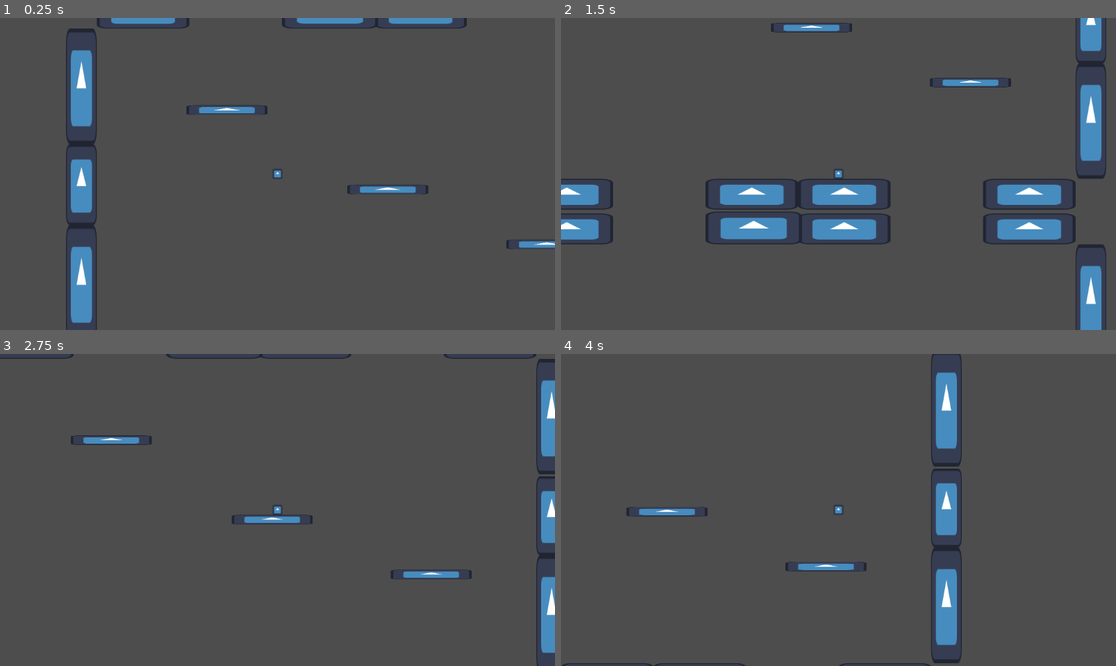
Above: before the commit, frames 1-4 (two rows, left to right).
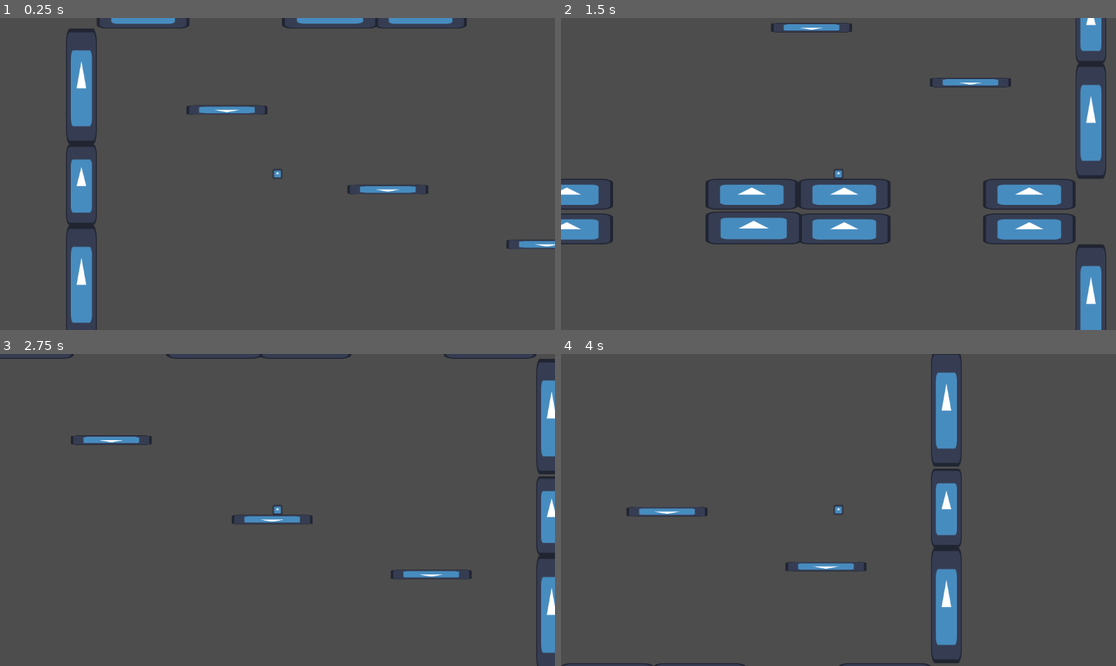
Above: after the commit, the same moments.

Repository: 2139934-Lauziere-Nathan/testmapgeneration
Game: Godot game, scene res://main/scene/main.tscn
Two runs of this game, one before a commit and one after it. Both use one fixed random seed, a clock stepped at 60 frames per second and the inputs below. The engine's default icon, where the game draws it, is replaced by a stand-in: a white triangle on a blue panel in a dark square.
Inputs:
- Up to frame 1 (0.25 s): no input
- Up to frame 2 (1.5 s): tap Enter (ui_accept) at 0.5, 0.77 s; hold Right (ui_right) from 0.53 s (still down)
- Up to frame 3 (2.75 s): tap Enter (ui_accept) at 1.52 s; release Right (ui_right) at 2.03 s; hold Left (ui_left) from 2.03 s (still down)
- Up to frame 4 (4 s): release Left (ui_left) at 2.78 s; hold Right (ui_right) from 2.78 s (still down); tap Enter (ui_accept) at 3.02, 3.77 s

The runs differ from the first frame. In frame 1, 0.2% of the frame differs, in the area x 35-100%, y 28-74%; in frame 2, 0.2%; in frame 3, 0.2%, in the area x 15-83%, y 26-72%; in frame 4, 0.2%.

Commit message:
update_readme

Diff:
--- a/map/contenusSalle/platforme/scene/platforme.tscn
+++ b/map/contenusSalle/platforme/scene/platforme.tscn
@@ -15,5 +15,6 @@
 
 [node name="Sprite2D" type="Sprite2D" parent="."]
 position = Vector2(1, 0)
+rotation = 3.14159
 scale = Vector2(1.3125, 0.15625)
 texture = ExtResource("1_bkcev")
--- /dev/null
+++ b/map/corridor/script/Node2D.gd
@@ -0,0 +1,11 @@
+extends Node2D
+
+
+# Called when the node enters the scene tree for the first time.
+func _ready():
+	pass # Replace with function body.
+
+
+# Called every frame. 'delta' is the elapsed time since the previous frame.
+func _process(delta):
+	pass
Not shown, changed: README.md
